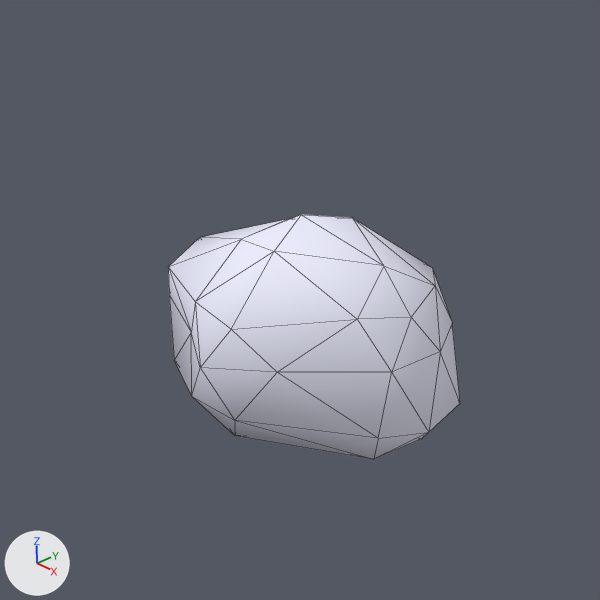
The Blender file wares/quartz.blend as it was, and as the next commit left it.
One viewpoint serves both versions: the file's camera 'Camera'. Every picture has the same lights, and +X, +Y and +Z are marked at lower left. Mesh edges are drawn as thin lines.

The older version as bpy lines, for what is in view:
```python
mat_quartz = diffuse_material('quartz')
mat_quartz.base_color = (0.842, 0.847, 0.99)  # white #ecedfe
me_sphere = bpy.data.meshes.new('Sphere')
me_sphere.from_pydata(...)  # 42 vertices, 80 faces; spans x -6.09..6.08, y -5.7..4.57, z -5.23..5.28
me_sphere.polygons.foreach_set('use_smooth', [True] * 80)
me_sphere.materials.append(mat_quartz)  # white #ecedfe
ob_sphere = bpy.data.objects.new('Sphere', me_sphere)
ob_sphere.location = (0.0, 0.0, 0.0)
ob_sphere.scale = (0.206, 0.206, 0.206)
```
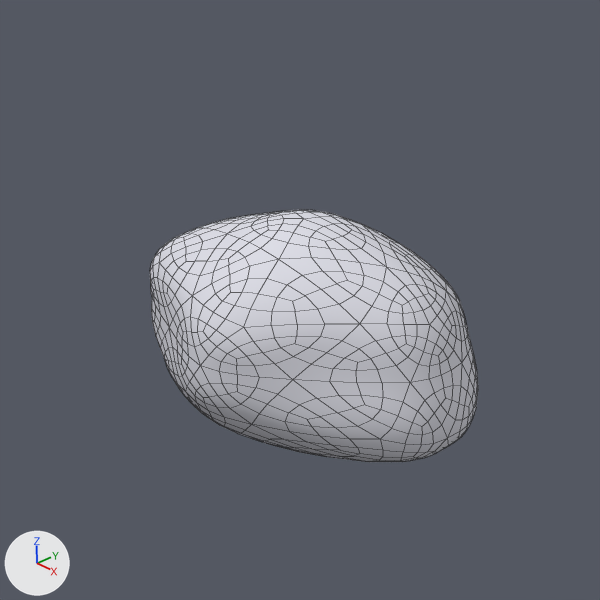
Boxes [x1, y1, x2, y2] around the edits, measured in the pictures (600 x 600 px):
'Sphere', recoloured, rescaled, modifiers changed (12% wider)
    before: [168, 215, 460, 459]
    after: [150, 210, 478, 462]

What changed in the scene script:
```text
Change mat_quartz:
    mat_quartz.base_color: (0.842, 0.847, 0.99) -> (0.729, 0.732, 0.799)  # white #ecedfe -> white #dedee7
Change ob_sphere:
    ob_sphere.scale: (0.206, 0.206, 0.206) -> (0.26, 0.22, 0.22)
    add _m = ob_sphere.modifiers.new('Subsurf', 'SUBSURF')
    add _m.levels = 2
```
